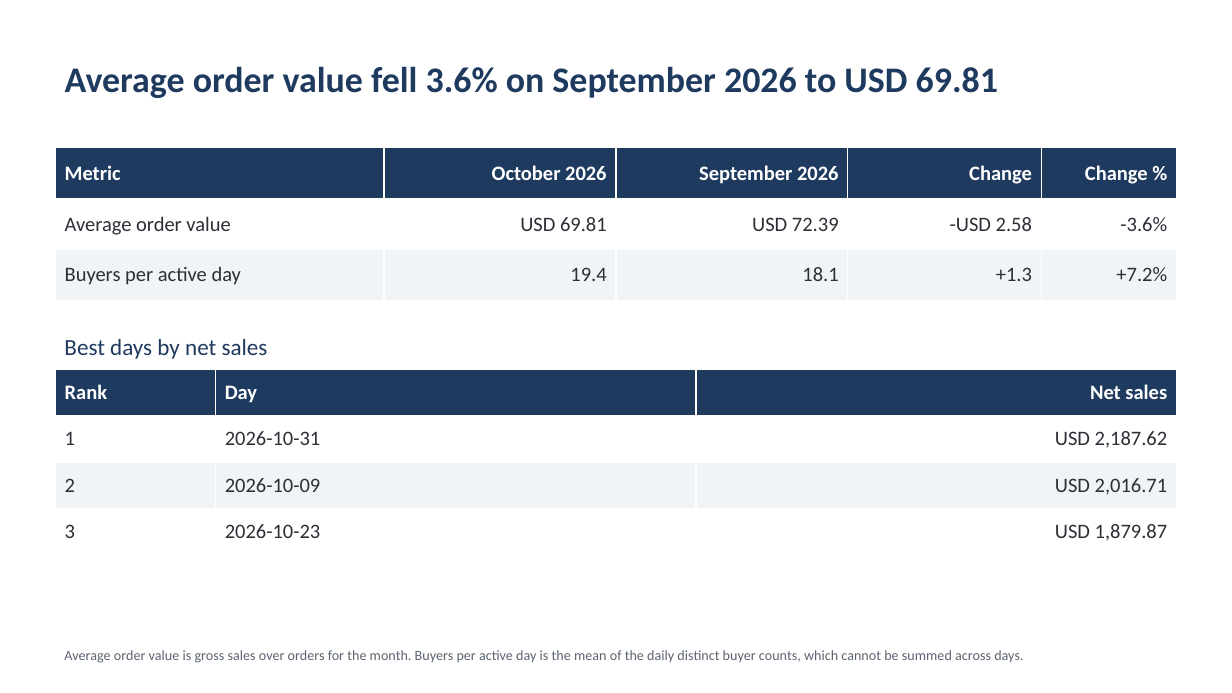
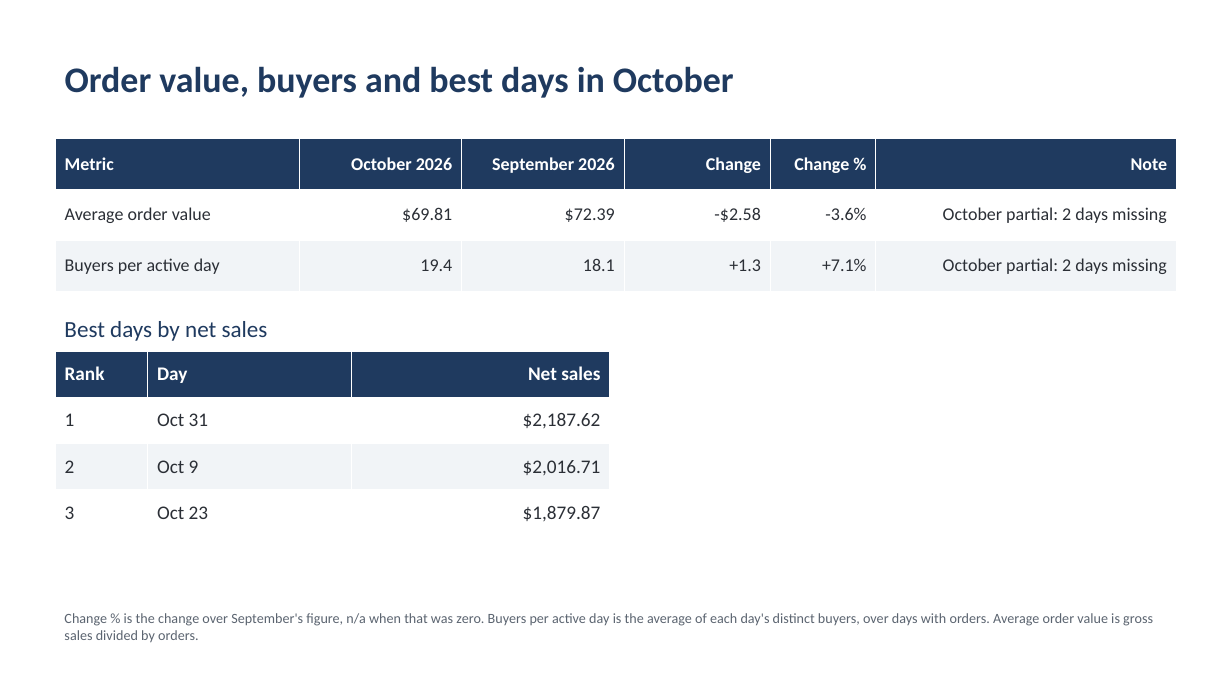
Before and after one commit to Exalt24/api-analytics-hub, a slide deck: slide 5 of docs/monthly-report-sample/report_2026-10.pptx. Drawn at 1232x693 pixels with LibreOffice and Linux fonts; fonts in the diff are those of the drawing. Boxes give left, top, right and bottom in pixels: in the first picture for what was removed or moved away, otherwise in the second. Text is boxed around its words. In the diff, an @@ line names an element or a change of style, - is before the commit and + after.

```diff
--- a/docs/monthly-report-sample/report_2026-10.pptx
+++ b/docs/monthly-report-sample/report_2026-10.pptx
@@ title at (x1=65, y1=66, x2=734, y2=98): text changed @@
-Average order value fell 3.6% on September 2026 to USD 69.81
+Order value, buyers and best days in October
@@ table at (x1=55, y1=139, x2=1177, y2=291) @@
-column 2: October 2026 | USD 69.81 | 19.4
-column 3: September 2026 | USD 72.39 | 18.1
-column 4: Change | -USD 2.58 | +1.3
-column 5: Change % | -3.6% | +7.2%
+column 2: October 2026 | $69.81 | 19.4
+column 3: September 2026 | $72.39 | 18.1
+column 4: Change | -$2.58 | +1.3
+column 5: Change % | -3.6% | +7.1%
+column 6: Note | October partial: 2 days missing | October partial: 2 days missing
@@ table moved from (x1=55, y1=148, x2=1177, y2=300) to (x1=55, y1=139, x2=1177, y2=291) @@
@@ text "Best days by net sales" moved from (x1=64, y1=339, x2=268, y2=359) to (x1=64, y1=321, x2=268, y2=341) @@
@@ table at (x1=55, y1=351, x2=610, y2=536) @@
-row 2, column 2: 2026-10-31
+row 2, column 2: Oct 31
-row 2, column 3: USD 2,187.62
+row 2, column 3: $2,187.62
-row 3, column 2: 2026-10-09
+row 3, column 2: Oct 9
-row 3, column 3: USD 2,016.71
+row 3, column 3: $2,016.71
-row 4, column 2: 2026-10-23
+row 4, column 2: Oct 23
-row 4, column 3: USD 1,879.87
+row 4, column 3: $1,879.87
@@ size 16 to 15 pt in "Rank", "Day", "Net sales", "1" and 2 more places @@
@@ table resized from (x1=55, y1=370, x2=1177, y2=555) to (x1=55, y1=351, x2=610, y2=536) @@
@@ text at (x1=64, y1=613, x2=1153, y2=643): text changed @@
-Average order value is gross sales over orders for the month. Buyers per active day is the mean of the daily distinct buyer counts, which cannot be summed across days.
+Change % is the change over September's figure, n/a when that was zero. Buyers per active day is the average of each day's distinct buyers, over days with orders. Average order value is gross sales divided by orders.
```
Also in this commit, not shown: 6 other slides changed, 13 other files.
